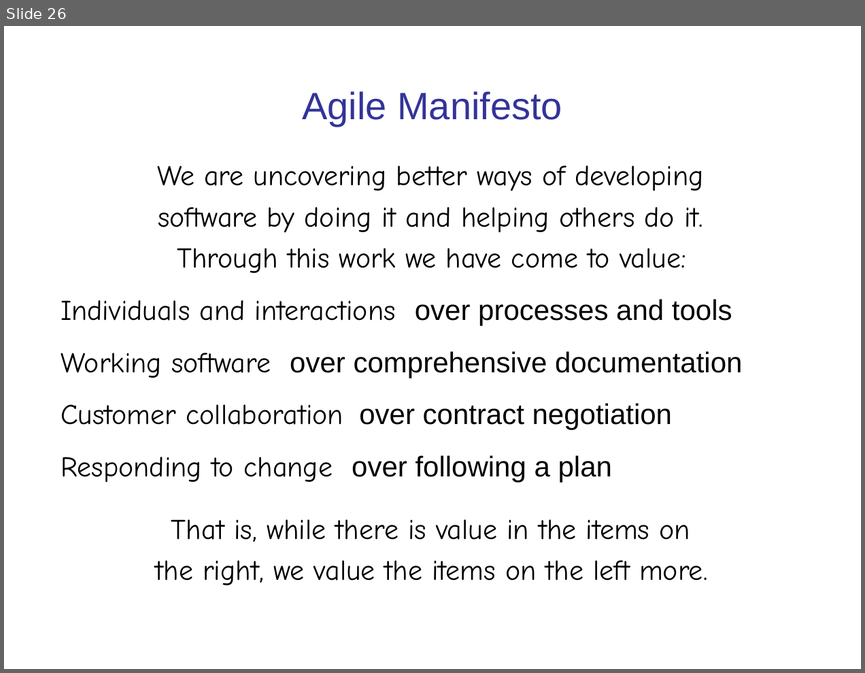
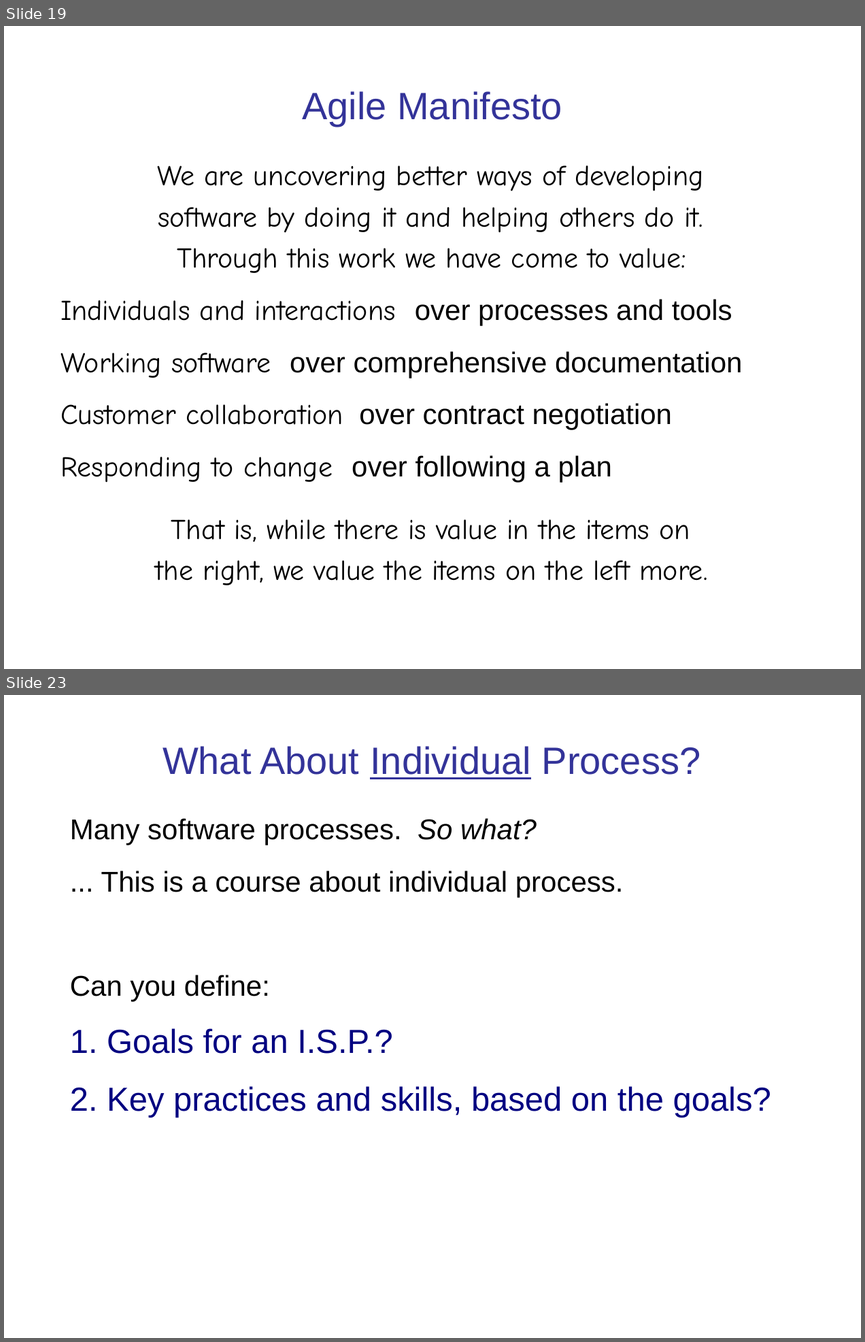
Before and after one commit to cpske/ISP, a slide deck: intro/Introduction-software-process.ppt. Shown one above the other, each under a label of ours: slide 26 before the commit, slides 19 and 23 after it; the slides between them are not shown. The pictures are 865x673 and 865x1342 pixels, drawn with LibreOffice and Linux fonts; fonts in the diff are those of the drawing. Boxes give left, top, right and bottom in pixels: in the first picture for what was removed or moved away, otherwise in the second. Text is boxed around its words. In the diff, an @@ line names an element or a change of style, - is before the commit and + after.

Commit message:
update index and software process slides

```diff
--- a/intro/Introduction-software-process.ppt
+++ b/intro/Introduction-software-process.ppt
@@ slide 23 added at box(4, 695, 861, 1338), background #FFFFFF @@
@@ title added at box(162, 746, 700, 779), 32 pt, text #333399 @@
+What About Individual Process?
@@ text added at box(70, 818, 771, 1117), 24 pt, text #000000 @@
+Many software processes. So what?
+... This is a course about individual process.
+Can you define:
+1. Goals for an I.S.P.?
+2. Key practices and skills, based on the goals?
@@ what was slide 26 is now slide 19 @@
```
Also in this commit, not shown: 8 slides changed, 5 other slides added, 2 slides removed, 2 other files.
